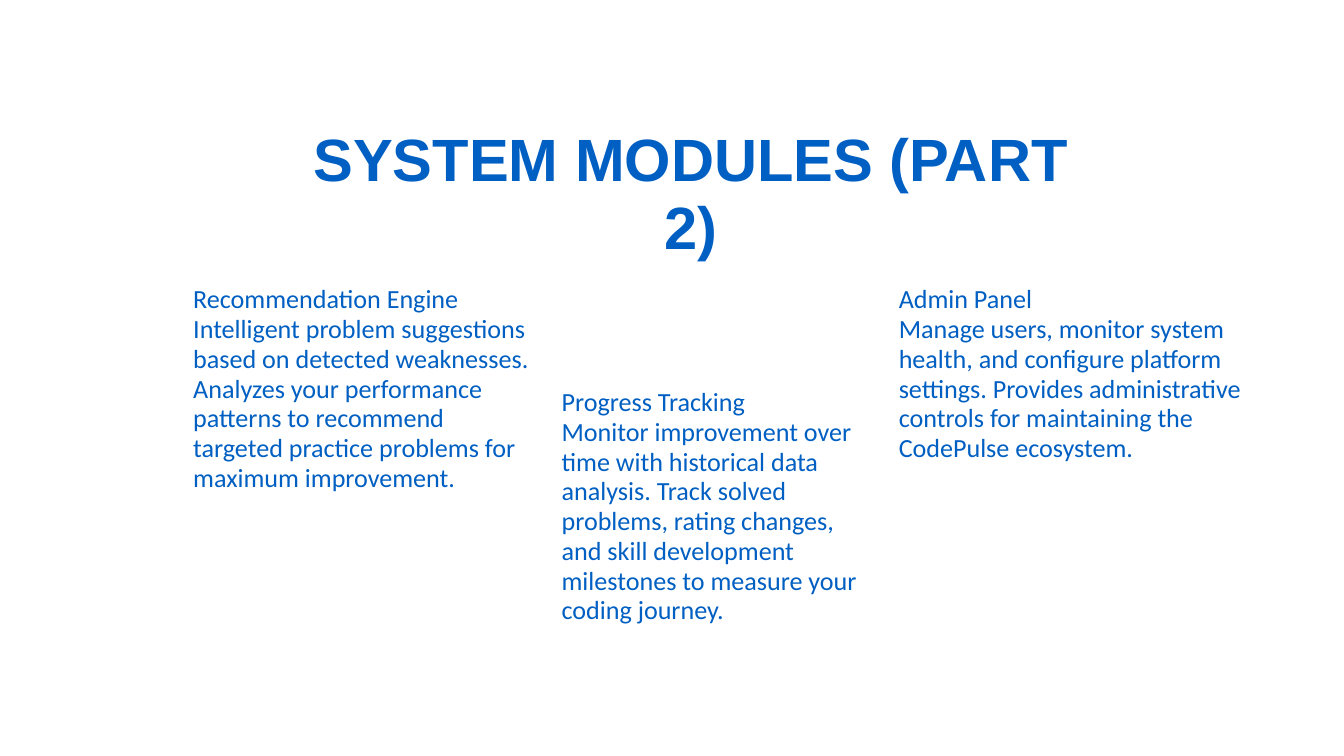
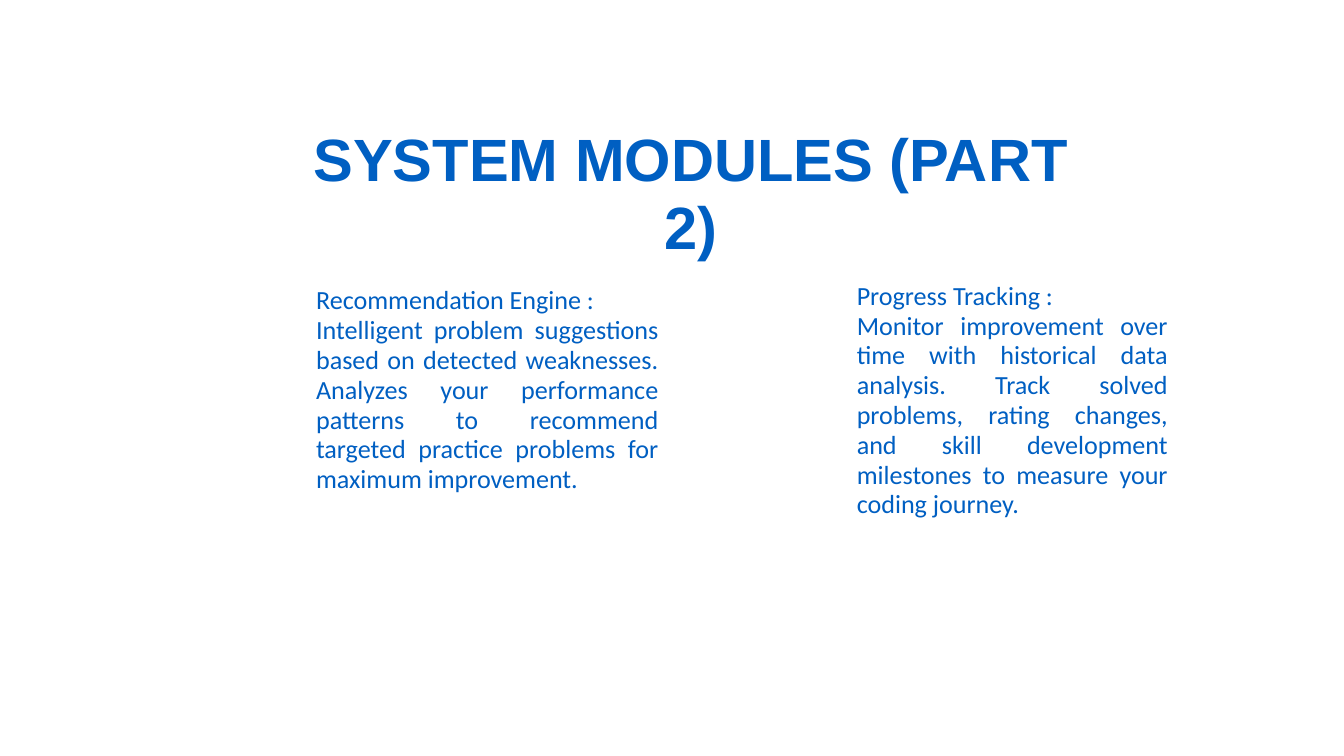
Before and after one commit to Badhon1401/SPL-3, a slide deck: slide 8 of codepulse-documentation/CodePulse.pptx (slide 10 before the commit). Drawn at 1344x756 pixels with LibreOffice and Linux fonts; fonts in the diff are those of the drawing. Boxes give left, top, right and bottom in pixels: in the first picture for what was removed or moved away, otherwise in the second. Text is boxed around its words. In the diff, an @@ line names an element or a change of style, - is before the commit and + after.

```diff
--- a/codepulse-documentation/CodePulse.pptx
+++ b/codepulse-documentation/CodePulse.pptx
@@ text at (316,291,581,314): text changed @@
-Recommendation Engine
+Recommendation Engine :
@@ text "Recommendation Engine :": place and size @@
-text "Recommendation Engine :" at (193,290,529,492)
+text "Recommendation Engine :" at (316,291,659,493)
@@ text at (857,287,1040,310): text changed @@
-Progress Tracking
+Progress Tracking :
@@ text "Progress Tracking :": place and size @@
-text "Progress Tracking :" at (562,393,856,624)
+text "Progress Tracking :" at (857,287,1168,518)
@@ text removed at (899,290,1240,462) @@
-Admin Panel
-Manage users, monitor system health, and configure platform settings. Provides administrative controls for maintaining the CodePulse ecosystem.
@@ text at (316,321,659,493): alignment left to justified @@
@@ text at (857,317,1168,518): alignment left to justified @@
```
Also in this commit, not shown: 8 other slides changed, 1 slide added, 8 slides removed.
